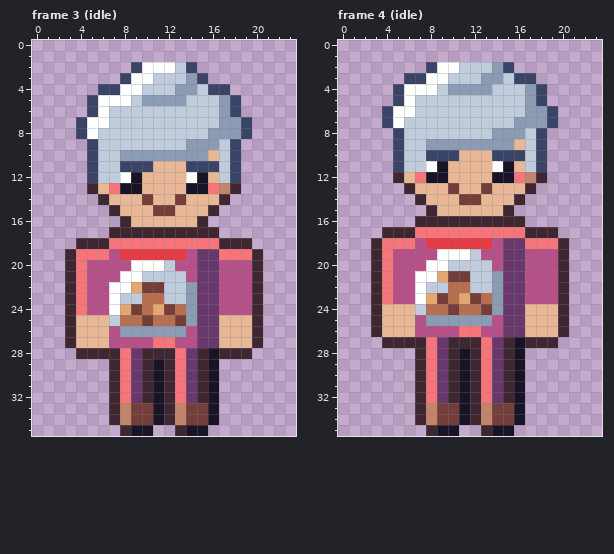
File history of a pixel-art file, art/depths/biscuit-neighbour@50.aseprite. This is how it looked before the edit.
24x36 pixels, 4 frames. Shown: frame 3 (idle), frame 4 (idle). The commit also changed other frames, which this record leaves out.
The result:
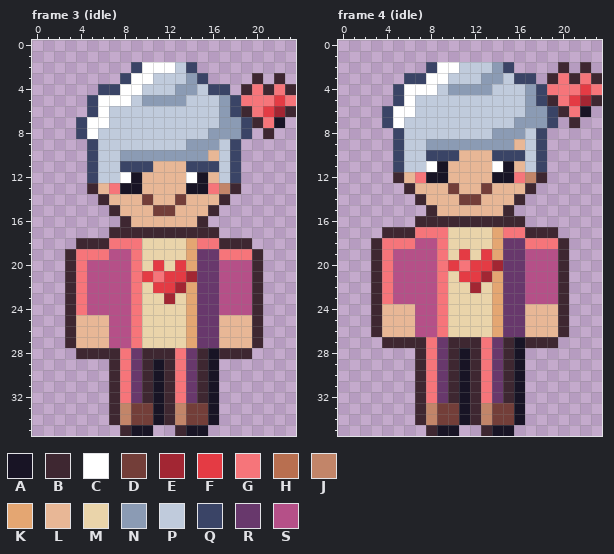
Palette (. is transparent): A #181425  B #3e2731  C #ffffff  D #733e39  E #a22633  F #e43b44  G #f6757a  H #b86f50  J #c28569  K #e4a672  L #e8b796  M #ead4aa  N #8b9bb4  P #c0cbdc  Q #3a4466  R #68386c  S #b55088
Diff:
Frame 3 (idle):
y 3: x 20 . -> B; x 22 . -> B
y 4: x 19..23 ..... -> BGBGB
y 5: x 19..23 ..... -> GGGFG
y 6: x 19..23 ..... -> BGFEB
y 7: x 20..22 ... -> BGA
y 8: x 21 . -> B
y 18: x 10..14 GGGGG -> MMMMK
y 19: x 8..14 FFFFFFS -> SGMMMMK
y 20: x 9..14 CCCPSS -> GMFMFK
y 21: x 8..14 CCPPPPS -> SGFGFFE
y 22: x 7..14 CCKDDPPN -> SSGMFFEK
y 23: x 7..14 CPPHHPPN -> SSGMMEMK
y 24: x 7..14 CKDHKDHN -> SSGMMMMK
y 25: x 7..14 PHHDHHDN -> SSGMMMMK
y 26: x 8..14 NNNNNNS -> SGMMMMK
y 27: x 9..14 SSGGSS -> GMMMMK
Frame 4 (idle):
y 2: x 20 . -> B; x 22 . -> B
y 3: x 19..23 ..... -> BGBGB
y 4: x 19..23 ..... -> GGGFG
y 5: x 19..23 ..... -> BGFEB
y 6: x 20..22 ... -> BGA
y 7: x 21 . -> B
y 17: x 10..14 GGGGG -> MMMMK
y 18: x 8..14 FFFFFFS -> SGMMMMK
y 19: x 9..14 CCCPSS -> GMFMFK
y 20: x 8..14 CCPPPPS -> SGFGFFE
y 21: x 7..14 CCKDDPPN -> SSGMFFEK
y 22: x 7..14 CPPHHPPN -> SSGMMEMK
y 23: x 7..14 CKDHKDHN -> SSGMMMMK
y 24: x 7..14 PHHDHHDN -> SSGMMMMK
y 25: x 8..14 NNNNNNS -> SGMMMMK
y 26: x 9..14 SSGGSS -> GMMMMK
